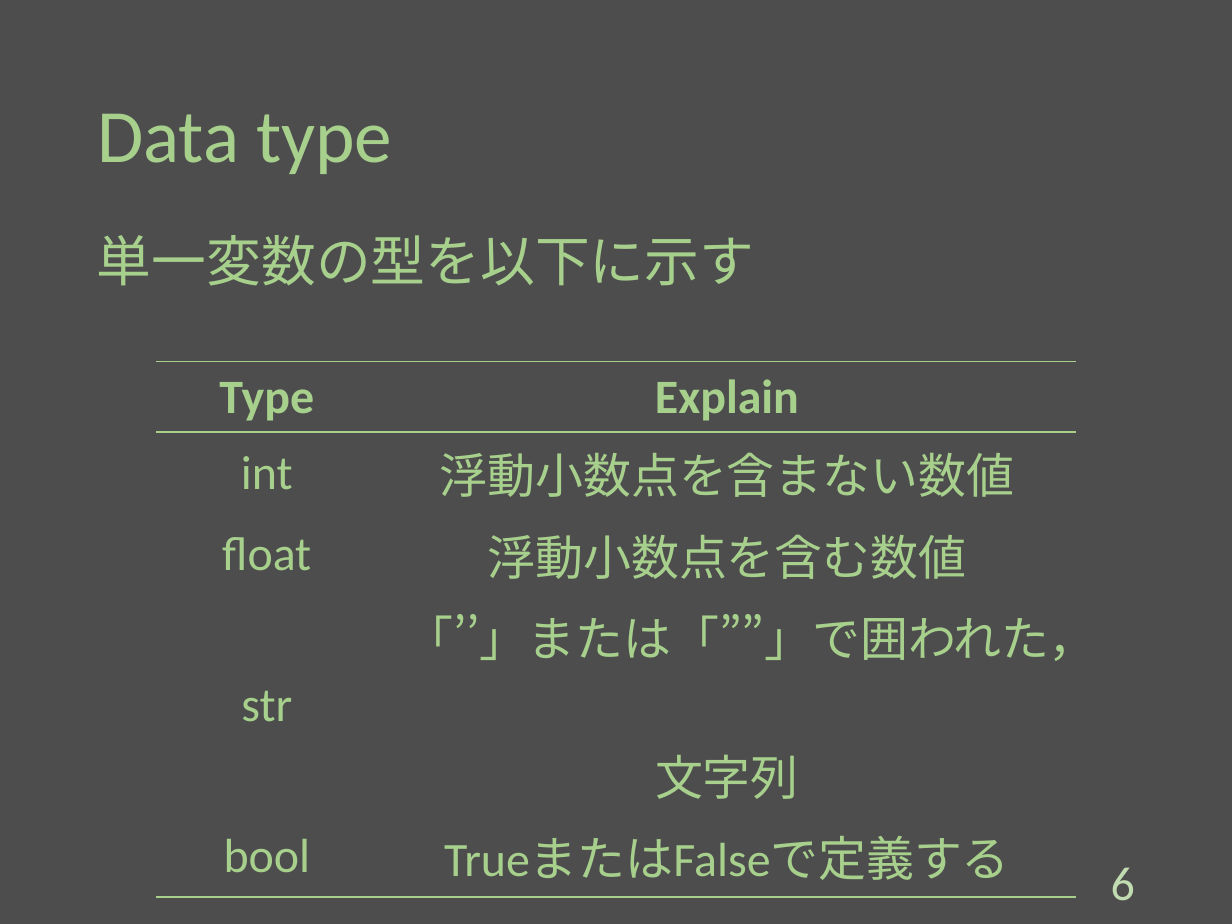
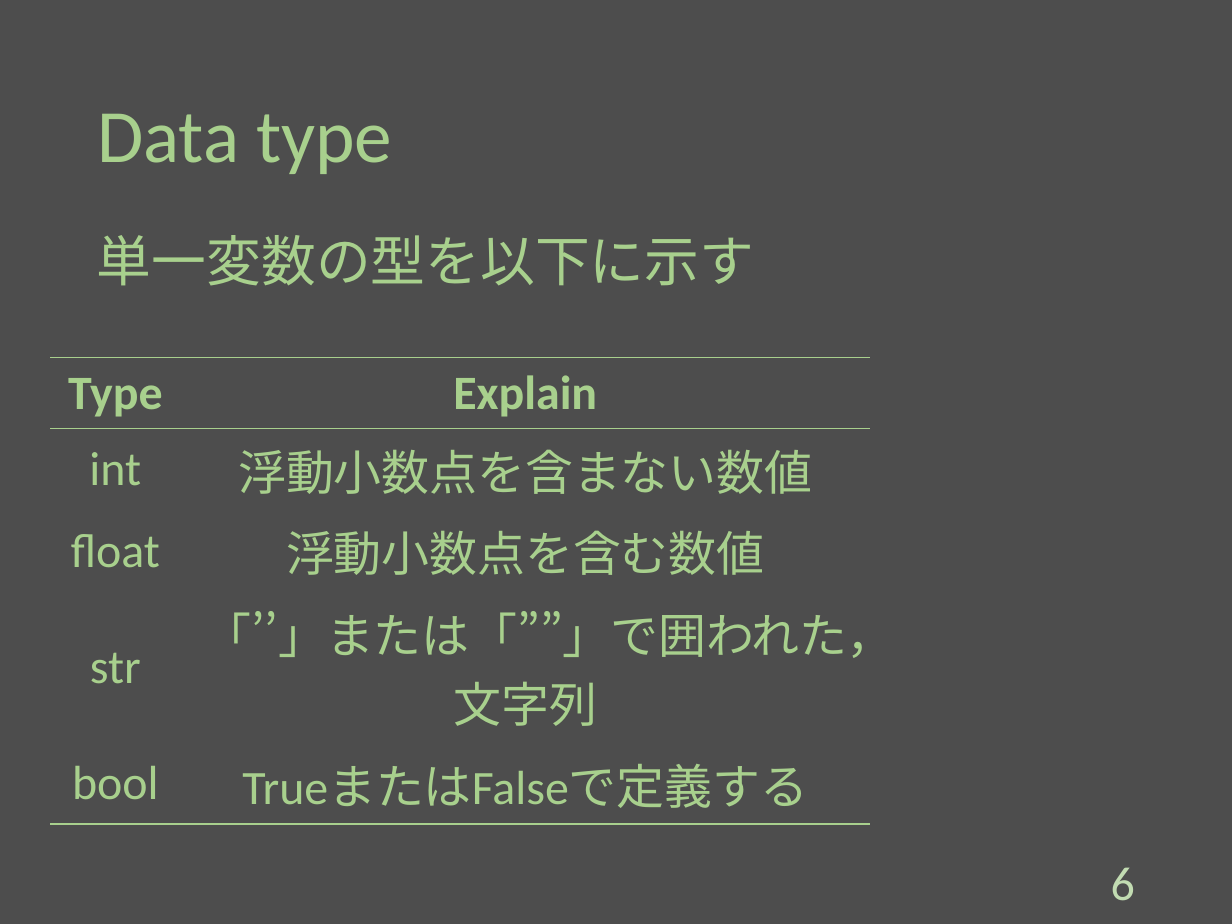
Before and after one commit to Melbeck777/program_seminar, a slide deck: slide 7 of ProgramSlide.pptx. Drawn at 1232x924 pixels with LibreOffice and Linux fonts; fonts in the diff are those of the drawing. Boxes give left, top, right and bottom in pixels: in the first picture for what was removed or moved away, otherwise in the second. Text is boxed around its words. In the diff, an @@ line names an element or a change of style, - is before the commit and + after.

```diff
--- a/ProgramSlide.pptx
+++ b/ProgramSlide.pptx
@@ table at box(51, 357, 871, 812) @@
-row 4, column 2: 「’’」または「””」で囲われた， 文字列
+row 4, column 2: 「’’」または「””」で囲われた，文字列
@@ table: place and size @@
-table at box(156, 361, 1077, 884)
+table at box(51, 357, 871, 812)
```
Also in this commit, not shown: 4 other slides changed, 9 slides added.
